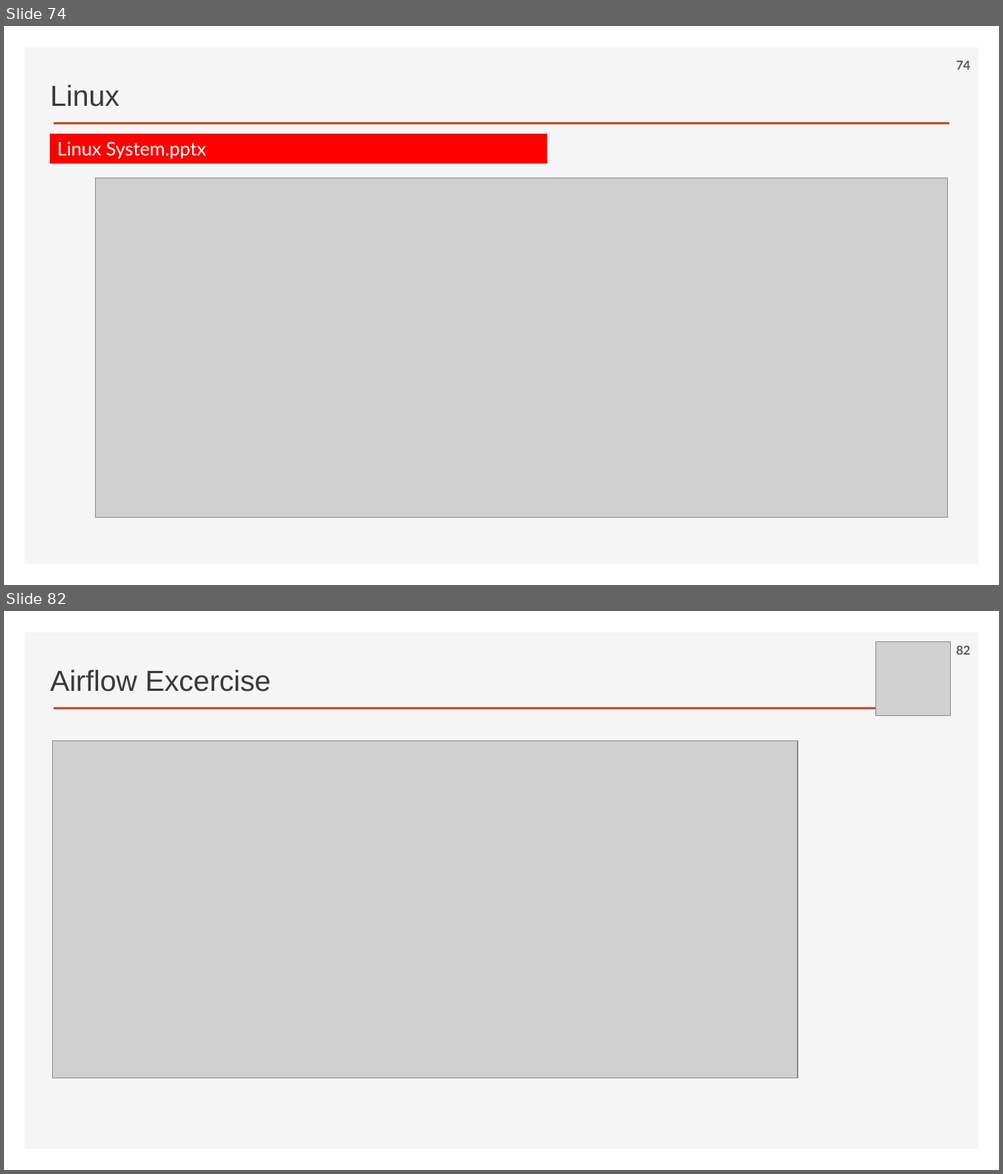
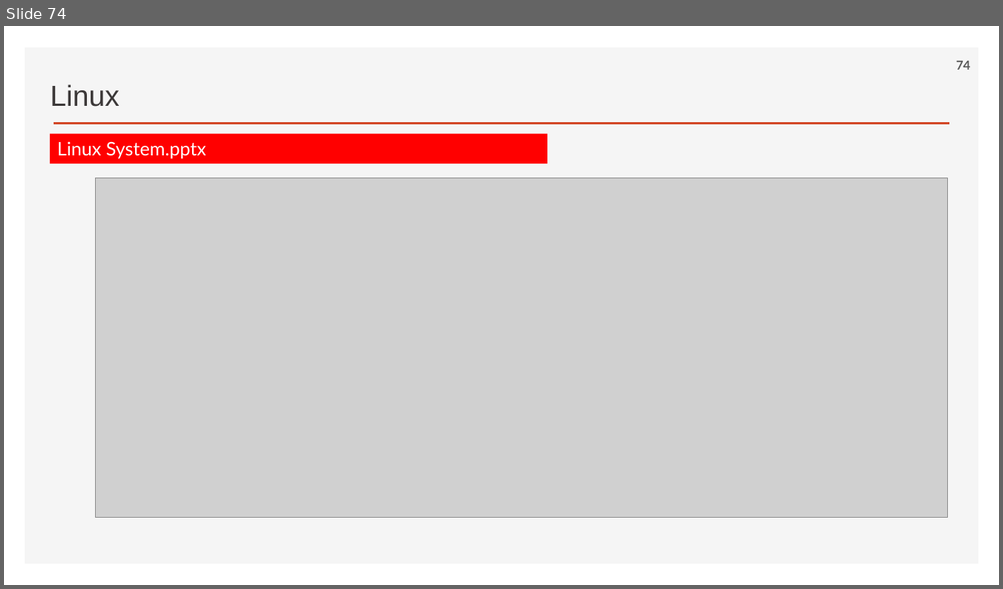
Before and after one commit to ancestor9/2026_Fall_AI-Workflow, a slide deck: PPTs/00_App Deployment.pptx. Shown one above the other, each under a label of ours: slides 74 and 82 before the commit, slide 74 after it; the slides between them are not shown. The pictures are 1003x1174 and 1003x589 pixels, drawn with LibreOffice and Linux fonts; fonts in the diff are those of the drawing; grey boxes stand for pictures; background and template pictures are left out. Boxes give left, top, right and bottom in pixels: in the first picture for what was removed or moved away, otherwise in the second. Text is boxed around its words. In the diff, an @@ line names an element or a change of style, - is before the commit and + after.

```diff
--- a/PPTs/00_App Deployment.pptx
+++ b/PPTs/00_App Deployment.pptx
@@ slide 82 removed at (4,611,999,1170), background #FFFFFF; not listed: 2 template elements that a slide beside it also shows @@
@@ picture removed at (876,641,950,716) @@
@@ page number removed at (956,646,970,655) @@
-82
@@ text removed at (50,669,271,692) @@
-Airflow Excercise
@@ picture removed at (53,741,798,1078) @@
```
Also in this commit, not shown: 1 slide changed, 18 other slides removed.
